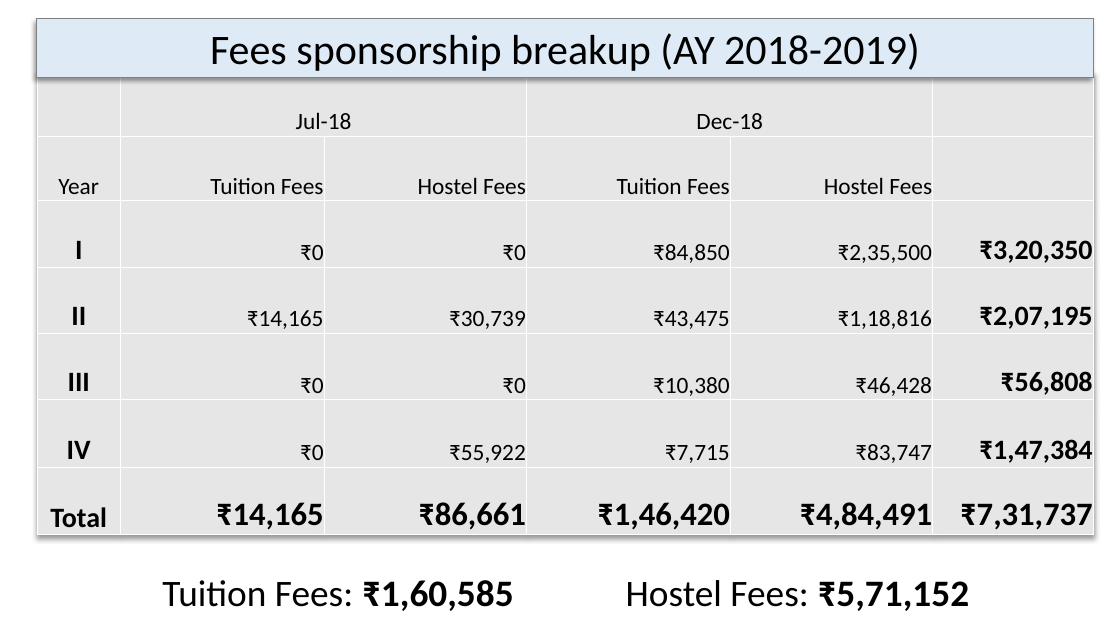
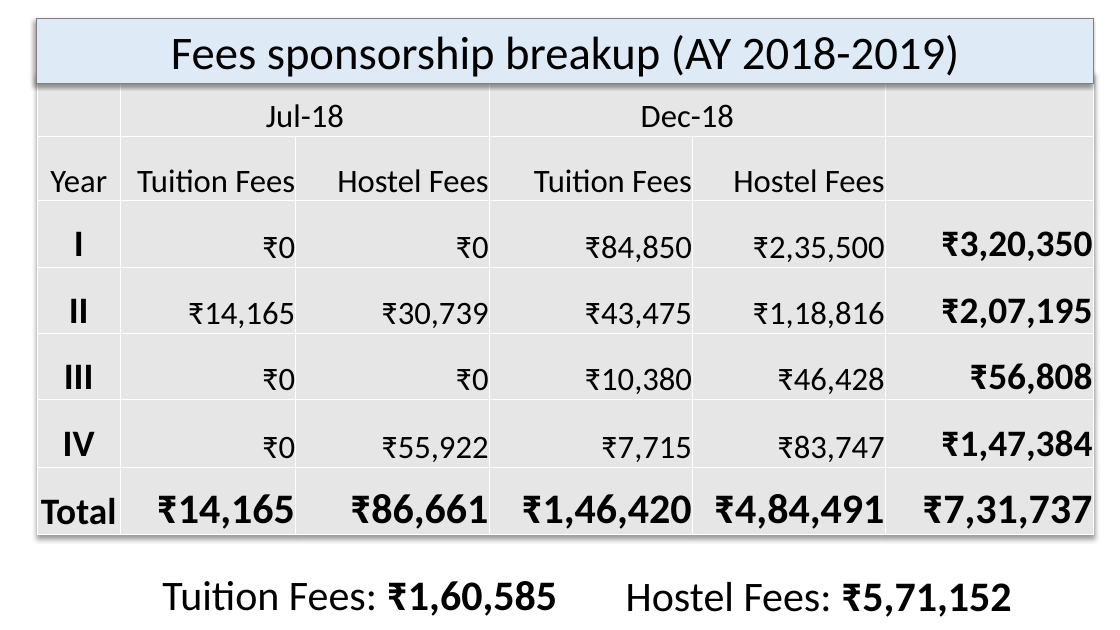
Before and after one commit to SSKarthic/ceg94trust, a slide deck: slide 13 of docs/ContributionGraphs.pptx. Drawn at 1120x630 pixels with LibreOffice and Linux fonts; fonts in the diff are those of the drawing. Boxes give left, top, right and bottom in pixels: in the first picture for what was removed or moved away, otherwise in the second. Text is boxed around its words. In the diff, an @@ line names an element or a change of style, - is before the commit and + after.

```diff
--- a/docs/ContributionGraphs.pptx
+++ b/docs/ContributionGraphs.pptx
@@ rectangle "Fees sponsorship breakup (AY 2018-2019)" resized from (x1=37, y1=18, x2=1094, y2=78) to (x1=37, y1=18, x2=1094, y2=83) @@
@@ rectangle "Fees sponsorship breakup (AY 2018-2019)" at (x1=37, y1=18, x2=1094, y2=83): size 36 to 40 pt @@
@@ table at (x1=37, y1=71, x2=1093, y2=534) @@
@@ size 20 to 28 pt in "Jul-18", "Dec-18", "Year", "Tuition Fees" and 19 more places @@
@@ size 24 to 32 pt in "I", "₹3,20,350", "II", "₹2,07,195" and 5 more places @@
@@ size 28 to 36 pt in "₹14,165", "₹86,661", "₹1,46,420", "₹4,84,491" and 1 more places @@
@@ text "Tuition Fees: ₹1,60,585" at (x1=162, y1=581, x2=557, y2=616): size 32 to 36 pt @@
@@ text "Hostel Fees: ₹5,71,152" at (x1=626, y1=582, x2=1011, y2=617): size 32 to 36 pt @@
```
Also in this commit, not shown: 2 other slides changed, 8 other files.
